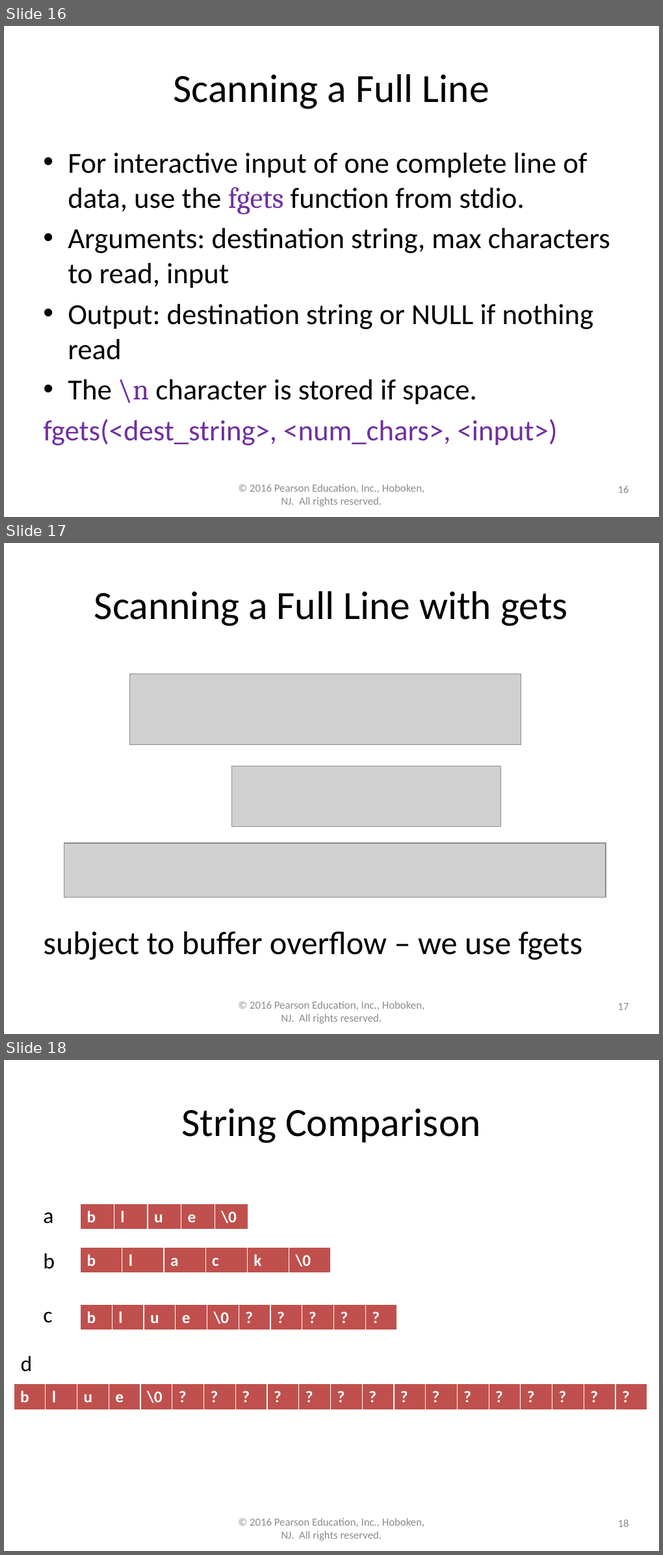
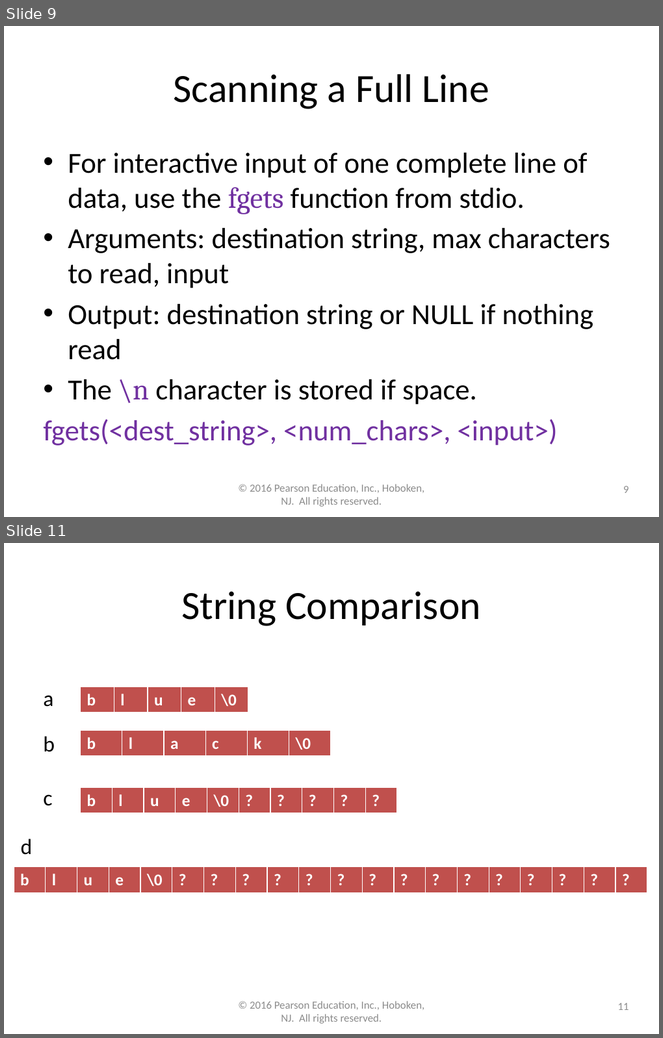
Before and after one commit to lgw2/lgw2.github.io, a slide deck: _teaching/csci112-fall-2023/lectures/ppts/Chapter8.pptx. Shown one above the other, each under a label of ours: slides 16, 17 and 18 before the commit, slides 9 and 11 after it; the slides between them are not shown. The pictures are 663x1555 and 663x1038 pixels, drawn with LibreOffice and Linux fonts; fonts in the diff are those of the drawing; grey boxes stand for pictures. Boxes give left, top, right and bottom in pixels: in the first picture for what was removed or moved away, otherwise in the second. Text is boxed around its words. In the diff, an @@ line names an element or a change of style, - is before the commit and + after.

```diff
--- a/_teaching/csci112-fall-2023/lectures/ppts/Chapter8.pptx
+++ b/_teaching/csci112-fall-2023/lectures/ppts/Chapter8.pptx
@@ slide 17 removed at [4, 543, 659, 1034], background #FFFFFF @@
@@ title removed at [94, 591, 568, 626] @@
-Scanning a Full Line with gets
@@ picture removed at [130, 674, 521, 745] @@
@@ picture removed at [232, 767, 501, 827] @@
@@ picture removed at [64, 843, 606, 897] @@
@@ text removed at [43, 932, 583, 960] @@
-  subject to buffer overflow – we use fgets
@@ text removed at [250, 1001, 425, 1024] @@
-© 2016 Pearson Education, Inc., Hoboken, NJ. All rights reserved.
@@ page number removed at [618, 1003, 629, 1010] @@
-17
@@ what was slide 16 is now slide 9 @@
@@ page number at [623, 486, 629, 493]: text changed @@
-16
+9
@@ what was slide 18 is now slide 11 @@
@@ page number at [618, 1003, 629, 1010]: text changed @@
-18
+11
```
Also in this commit, not shown: 1 slide changed, 1 other slide removed, 2 other files.
